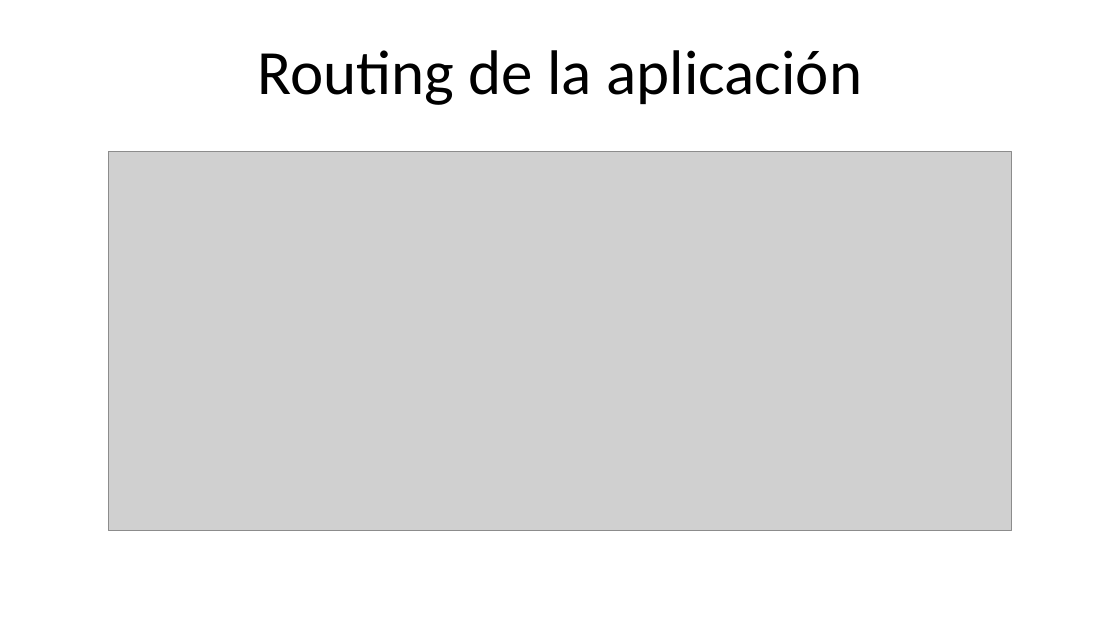
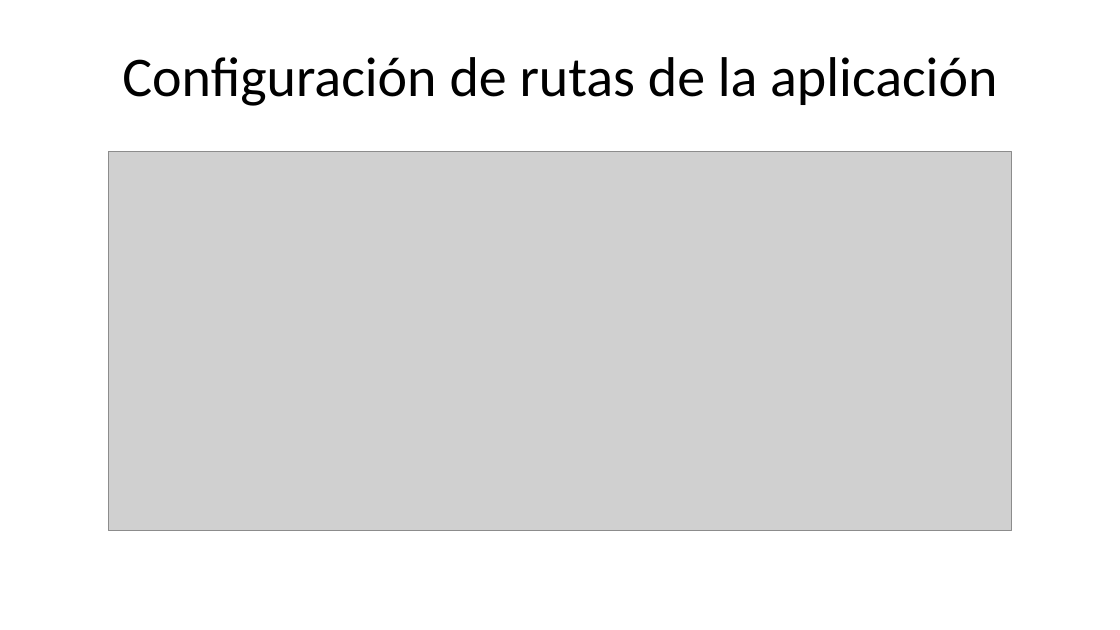
Before and after one commit to alejomaf/UAL-Inventarium, a slide deck: slide 21 of documentacion/presentacion/PresentacionTFG.pptx (slide 20 before the commit). Drawn at 1120x630 pixels with LibreOffice and Linux fonts; fonts in the diff are those of the drawing; grey boxes stand for pictures; background and template pictures are left out. Boxes give left, top, right and bottom in pixels: in the first picture for what was removed or moved away, otherwise in the second. Text is boxed around its words. In the diff, an @@ line names an element or a change of style, - is before the commit and + after.

```diff
--- a/documentacion/presentacion/PresentacionTFG.pptx
+++ b/documentacion/presentacion/PresentacionTFG.pptx
@@ title at (x1=122, y1=57, x2=997, y2=106): text changed; size 54 to 48 pt @@
-Routing de la aplicación
+Configuración de rutas de la aplicación
```
Also in this commit, not shown: 4 other slides changed, 1 slide added, 1 slide removed.
